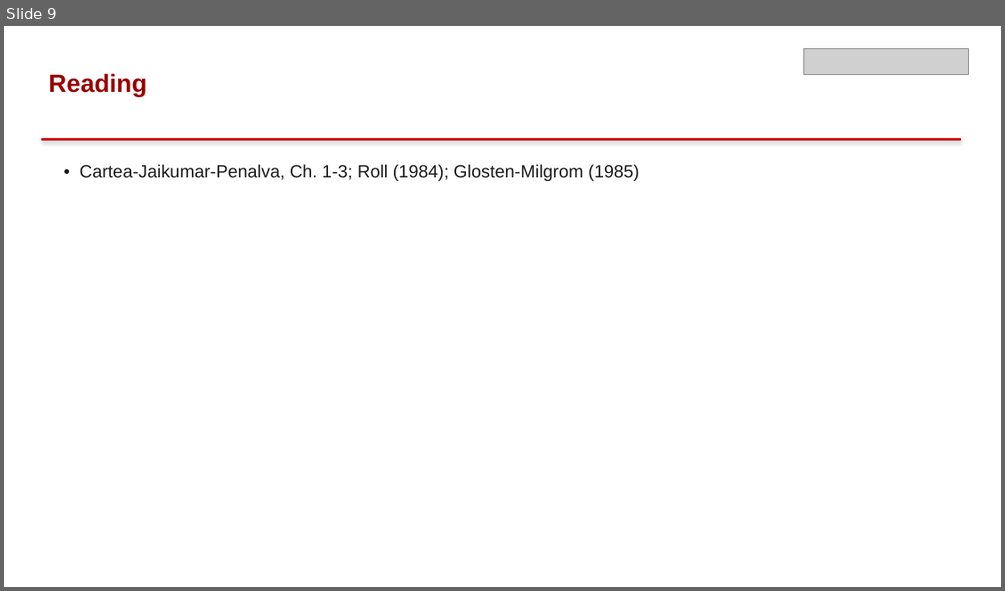
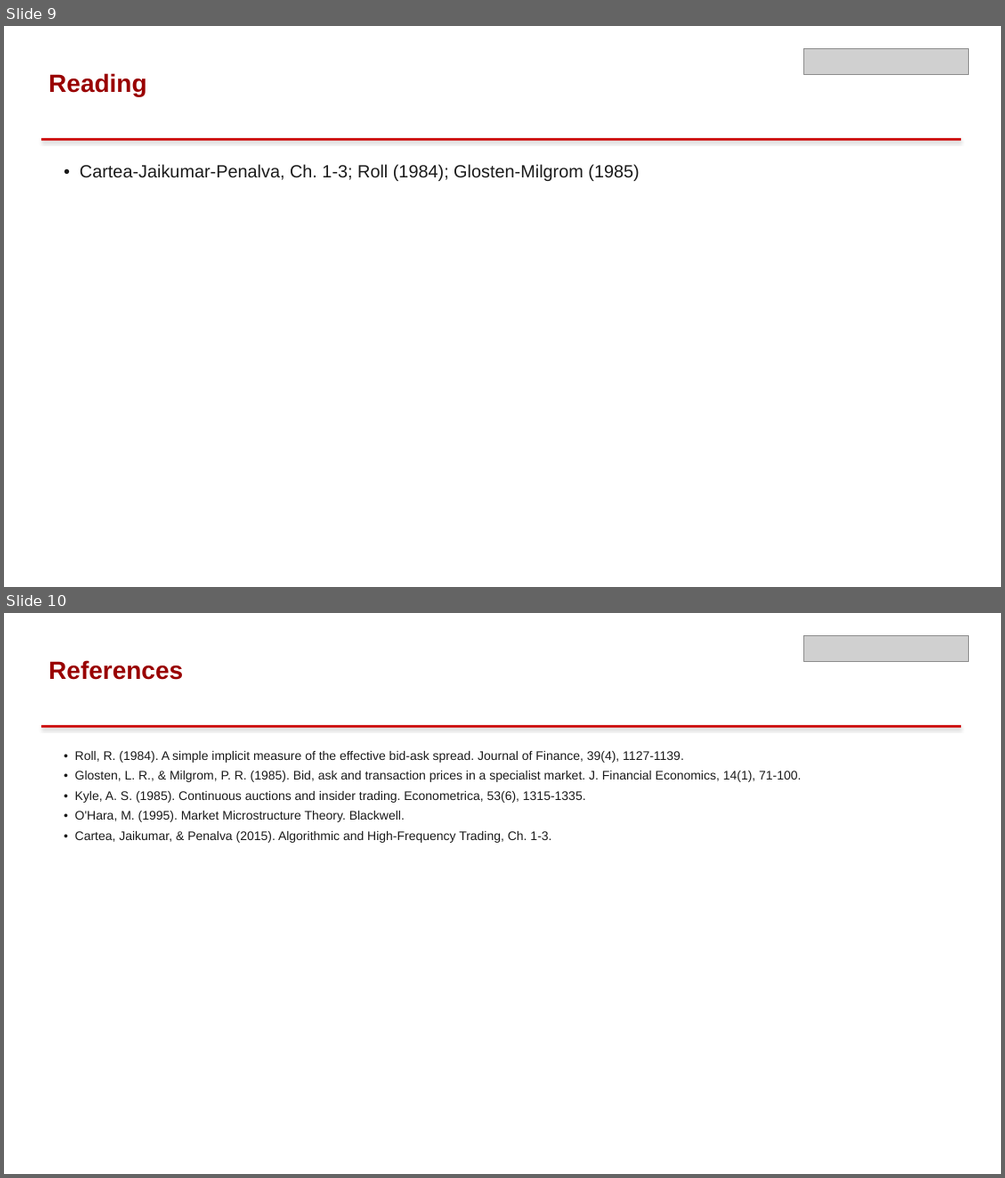
Before and after one commit to dendisuhubdy/ncsu_finmath_summer_2026, a slide deck: weekly_presentations/week02_microstructure.pptx. Shown one above the other, each under a label of ours: slide 9 before the commit, slides 9 and 10 after it. The pictures are 1005x591 and 1005x1178 pixels, drawn with LibreOffice and Linux fonts; fonts in the diff are those of the drawing; grey boxes stand for pictures. Boxes give left, top, right and bottom in pixels: in the first picture for what was removed or moved away, otherwise in the second. Text is boxed around its words. In the diff, an @@ line names an element or a change of style, - is before the commit and + after.

```diff
--- a/weekly_presentations/week02_microstructure.pptx
+++ b/weekly_presentations/week02_microstructure.pptx
@@ slide 10 added at [4,613,1001,1174], background #FFFFFF @@
@@ picture added at [804,635,969,662] @@
@@ text added at [48,660,183,680], 24 pt, text #990000, bold @@
+References
@@ rectangle added at [41,725,961,728], fill #CC0000 @@
@@ text added at [75,751,801,843], 12 pt, text #1A1A1A @@
+• Roll, R. (1984). A simple implicit measure of the effective bid-ask spread. Journal of Finance, 39(4), 1127-1139.
+• Glosten, L. R., & Milgrom, P. R. (1985). Bid, ask and transaction prices in a specialist market. J. Financial Economics, 14(1), 71-100.
+• Kyle, A. S. (1985). Continuous auctions and insider trading. Econometrica, 53(6), 1315-1335.
+• O'Hara, M. (1995). Market Microstructure Theory. Blackwell.
+• Cartea, Jaikumar, & Penalva (2015). Algorithmic and High-Frequency Trading, Ch. 1-3.
```
Also in this commit, not shown: 30 other files.
